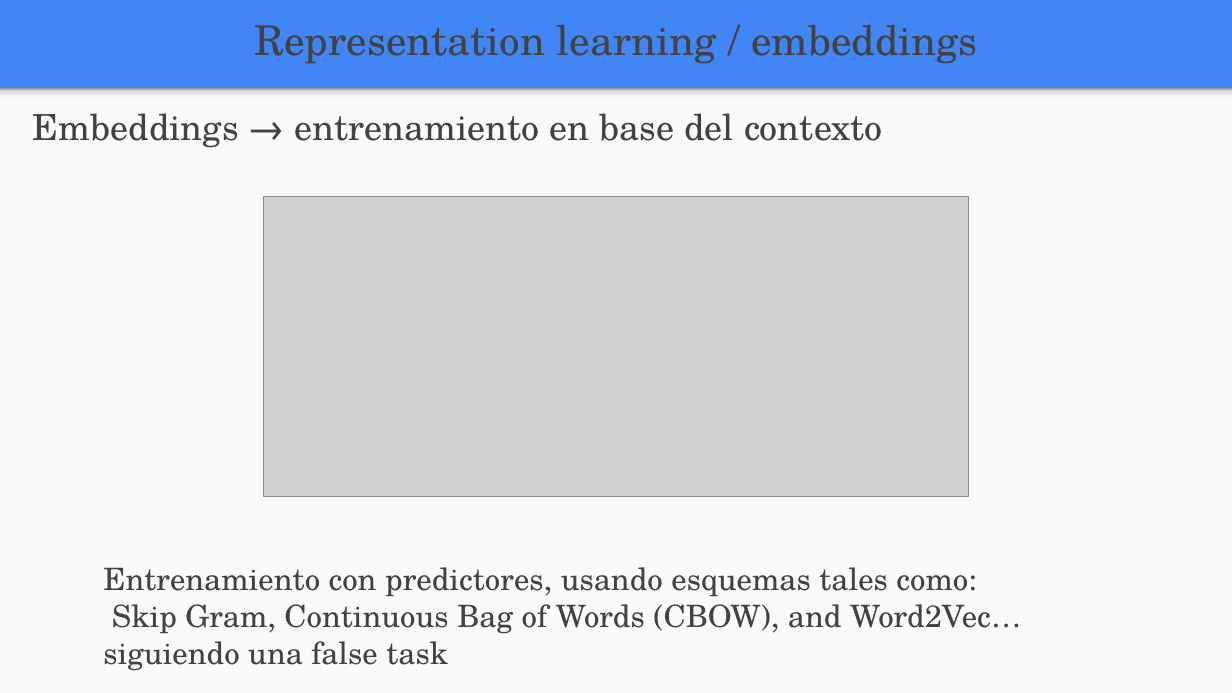
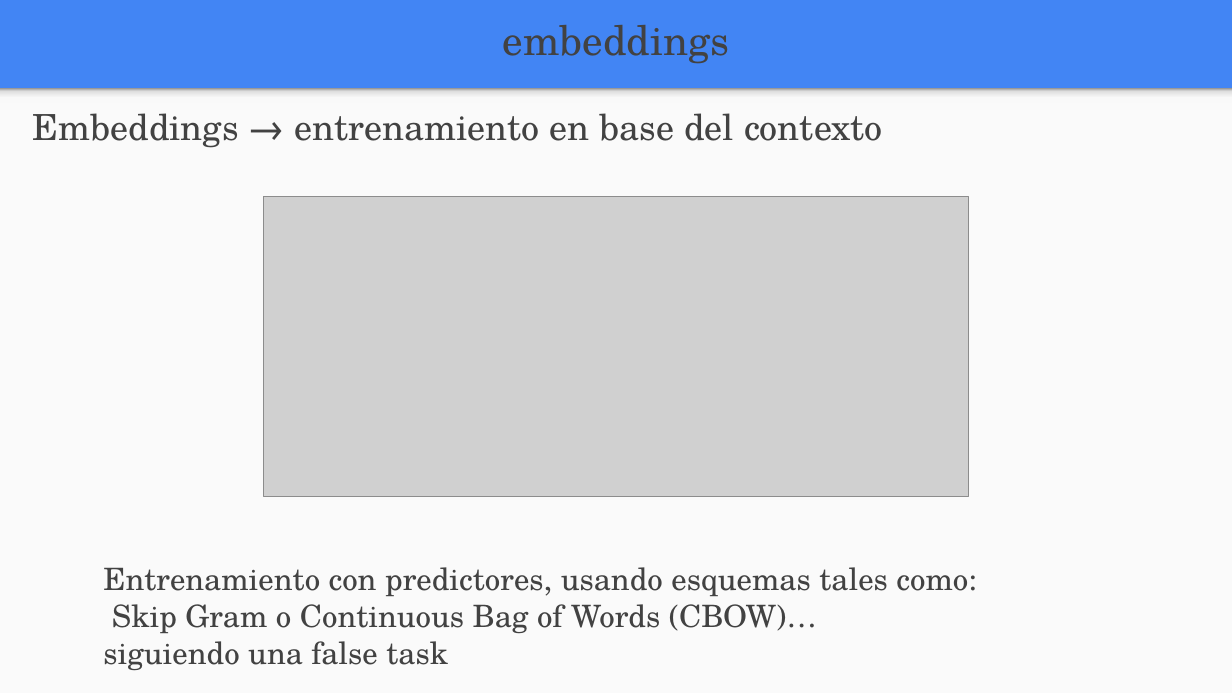
Before and after one commit to FIUBA-Posgrado-Inteligencia-Artificial/aprendizaje_profundo, a slide deck: slide 25 of clase_7/teoria/Clase_7.pptx (slide 23 before the commit). Drawn at 1232x693 pixels with LibreOffice and Linux fonts; fonts in the diff are those of the drawing; grey boxes stand for pictures. Boxes give left, top, right and bottom in pixels: in the first picture for what was removed or moved away, otherwise in the second. Text is boxed around its words. In the diff, an @@ line names an element or a change of style, - is before the commit and + after.

```diff
--- a/clase_7/teoria/Clase_7.pptx
+++ b/clase_7/teoria/Clase_7.pptx
@@ text at [503,25,730,64]: text changed @@
-Representation learning / embeddings
+embeddings
@@ text at [112,604,817,633]: text changed @@
-Skip Gram, Continuous Bag of Words (CBOW), and Word2Vec…
+Skip Gram o Continuous Bag of Words (CBOW)…
```
Also in this commit, not shown: 12 other slides changed, 2 slides added, 6 other files.
